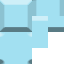
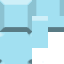
Comparing the layer stacks of the two 64 × 64 images. Changes:
added layer "Layer 6" above "Layer 5" over [0, 59, 5, 64]
added layer "Layer 5" above "Layer 4" over [27, 32, 32, 37]
added layer "Layer 4" above "Layer 3" over [27, 0, 37, 33]
painted on "Layer 3" over [0, 61, 44, 64]
